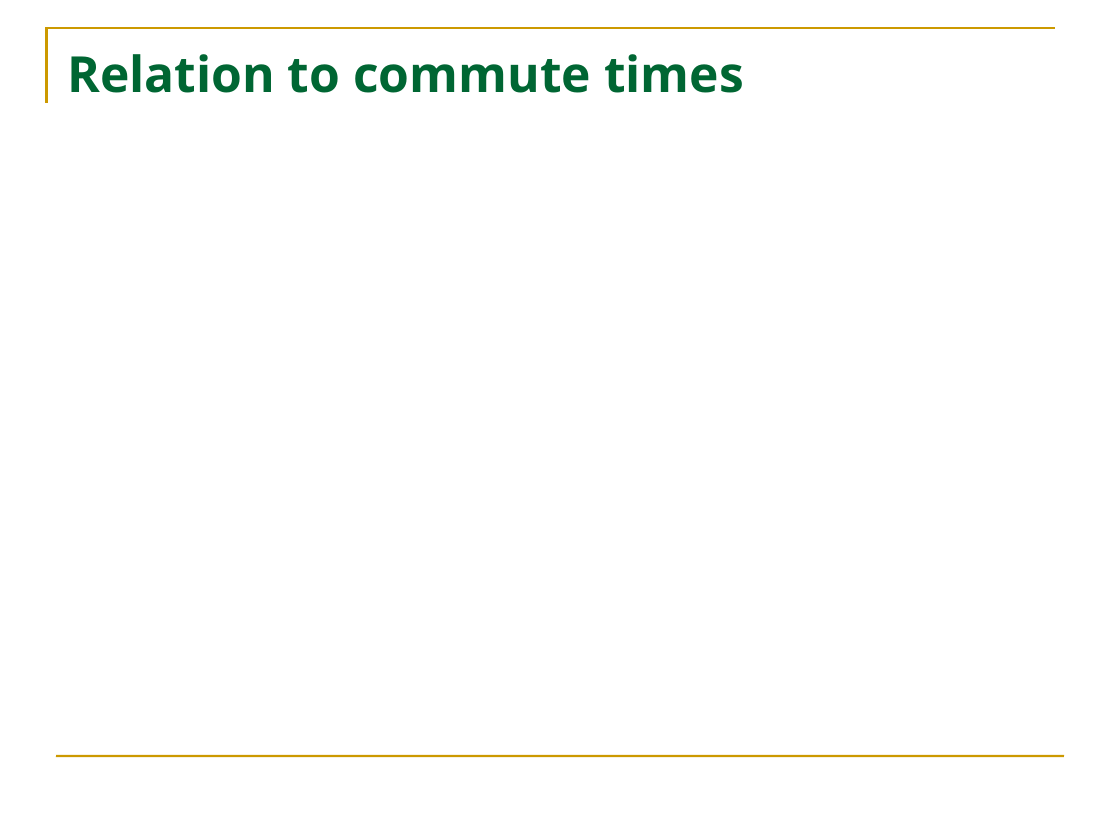
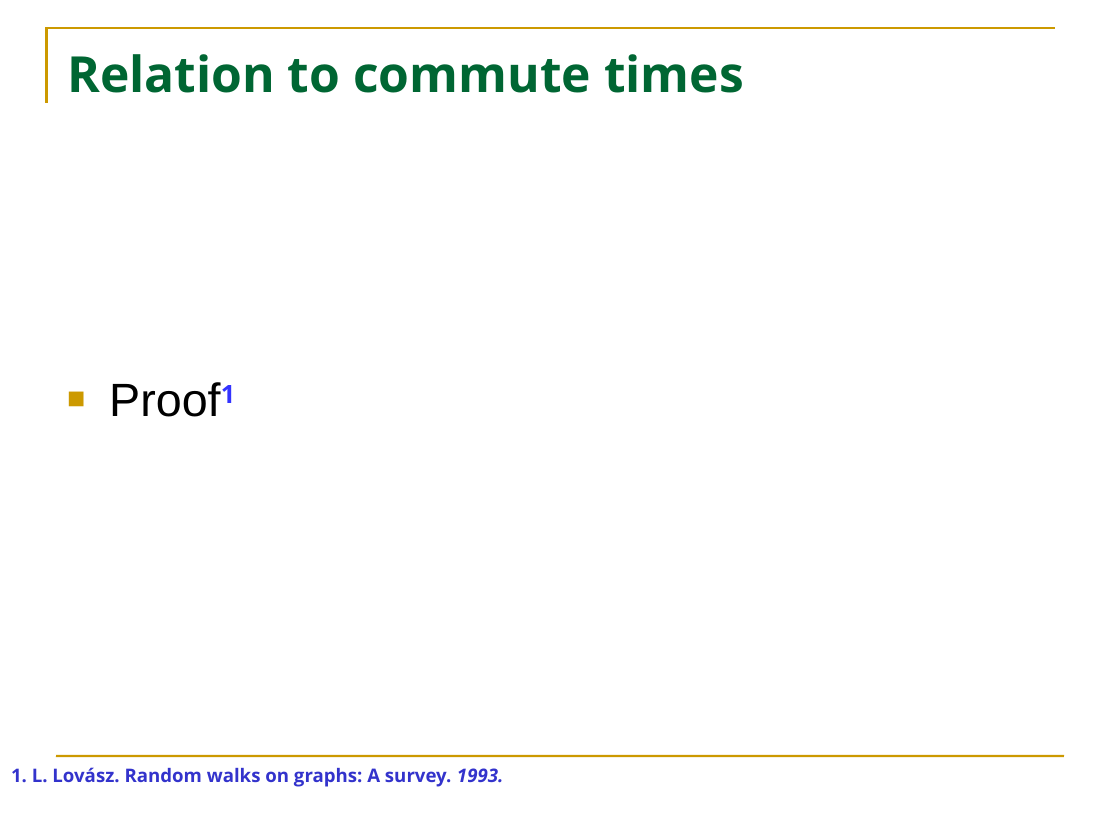
Before and after one commit to HuanSGT/rw-dir-prox, a slide deck: slide 24 of Random Walk based Proximity Measures in Directed Graphs.pptx. Drawn at 1120x840 pixels with LibreOffice and Linux fonts; fonts in the diff are those of the drawing. Boxes give left, top, right and bottom in pixels: in the first picture for what was removed or moved away, otherwise in the second. Text is boxed around its words. In the diff, an @@ line names an element or a change of style, - is before the commit and + after.

```diff
--- a/Random Walk based Proximity Measures in Directed Graphs.pptx
+++ b/Random Walk based Proximity Measures in Directed Graphs.pptx
@@ text added at (56, 364, 1064, 750), 30 pt, text #000000 @@
+■ Proof1
@@ text added at (11, 767, 503, 787), 12 pt, text #3333CC, bold @@
+1. L. Lovász. Random walks on graphs: A survey. 1993.
```
Also in this commit, not shown: 2 other slides changed, 19 other files.
